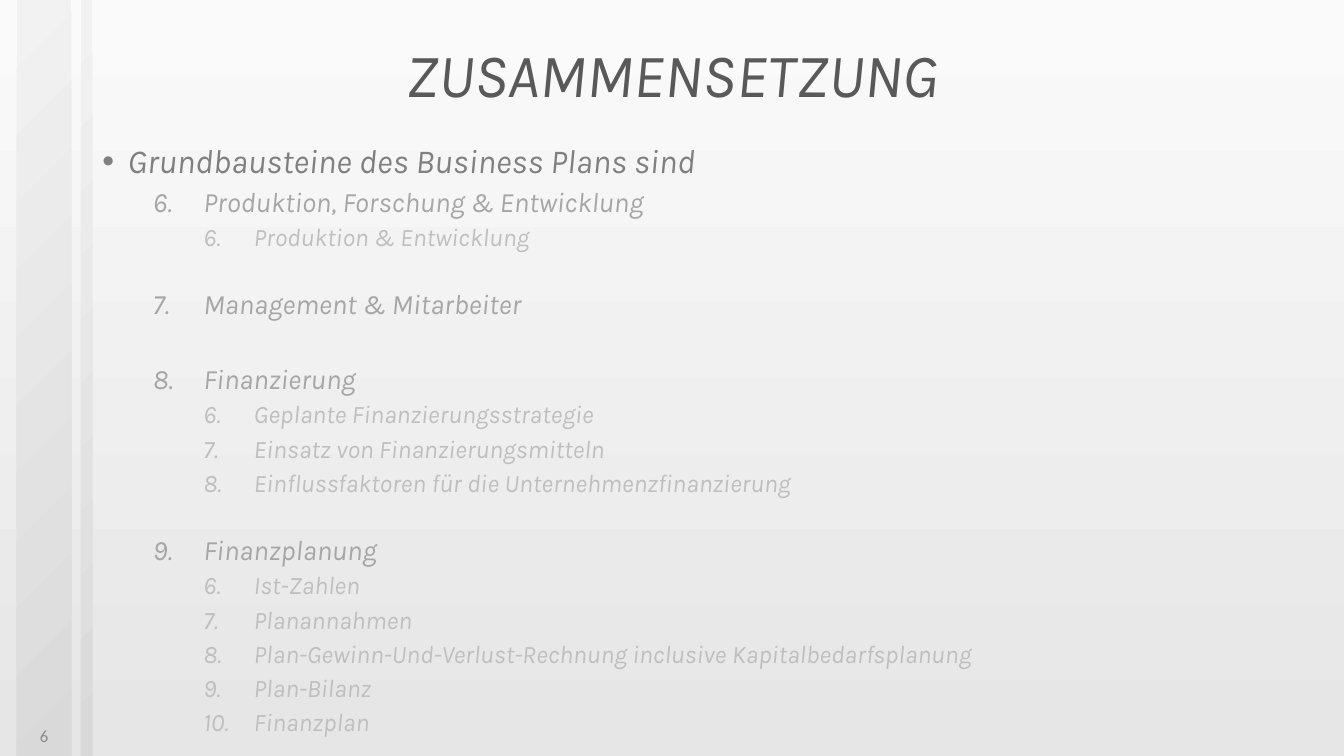
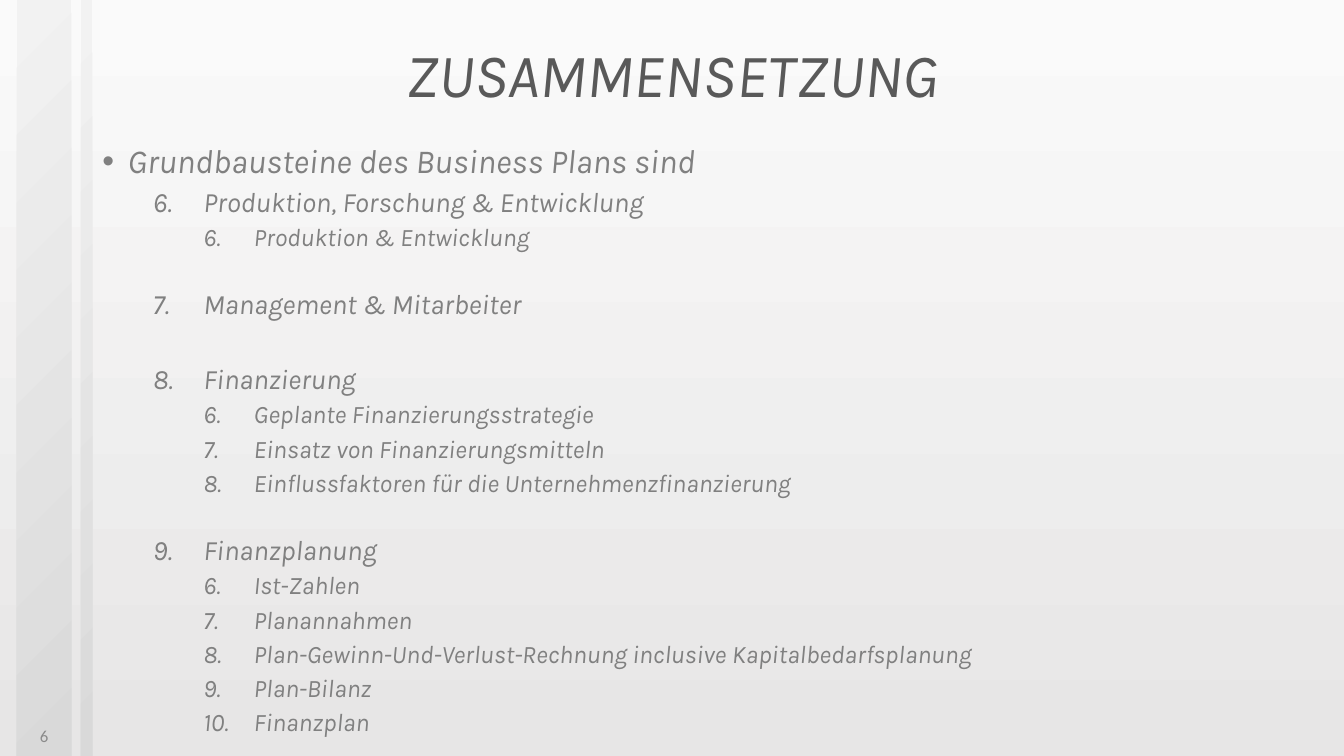
Before and after one commit to JMFootBallPlyr/Hard-drive-system-, a slide deck: slide 6 of APPR/UF/presents/Businessplan01.pptx. Drawn at 1344x756 pixels with LibreOffice and Linux fonts; fonts in the diff are those of the drawing. Boxes give left, top, right and bottom in pixels: in the first picture for what was removed or moved away, otherwise in the second. Text is boxed around its words. In the diff, an @@ line names an element or a change of style, - is before the commit and + after.

```diff
--- a/APPR/UF/presents/Businessplan01.pptx
+++ b/APPR/UF/presents/Businessplan01.pptx
@@ text at [203, 193, 972, 737]: text colour #A6A6A6 to #808080 in "Produktion, Forschung & Entwicklung", "Management & Mitarbeiter", "Finanzierung", "Finanzplanung"; text colour #BFBFBF to #808080 in "Produktion & Entwicklung", "Geplante Finanzierungsstrategie", "Einsatz von Finanzierungsmitteln", "Einflussfaktoren für die Unternehmenzfinanzierung" and 5 more places @@
```
Also in this commit, not shown: 5 other slides changed, 9 other files.
